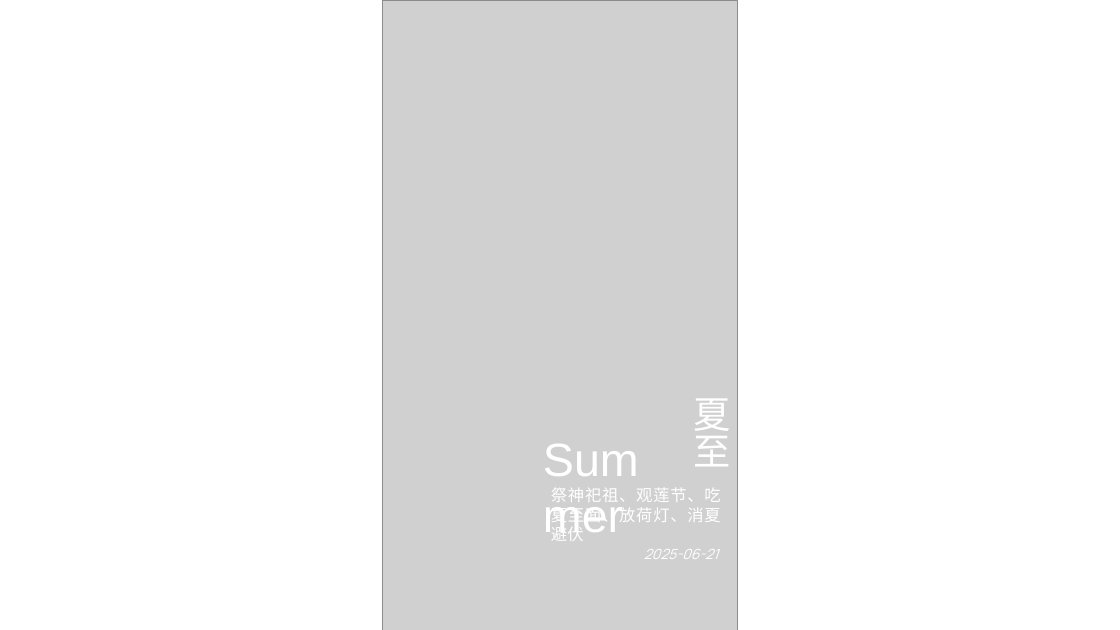
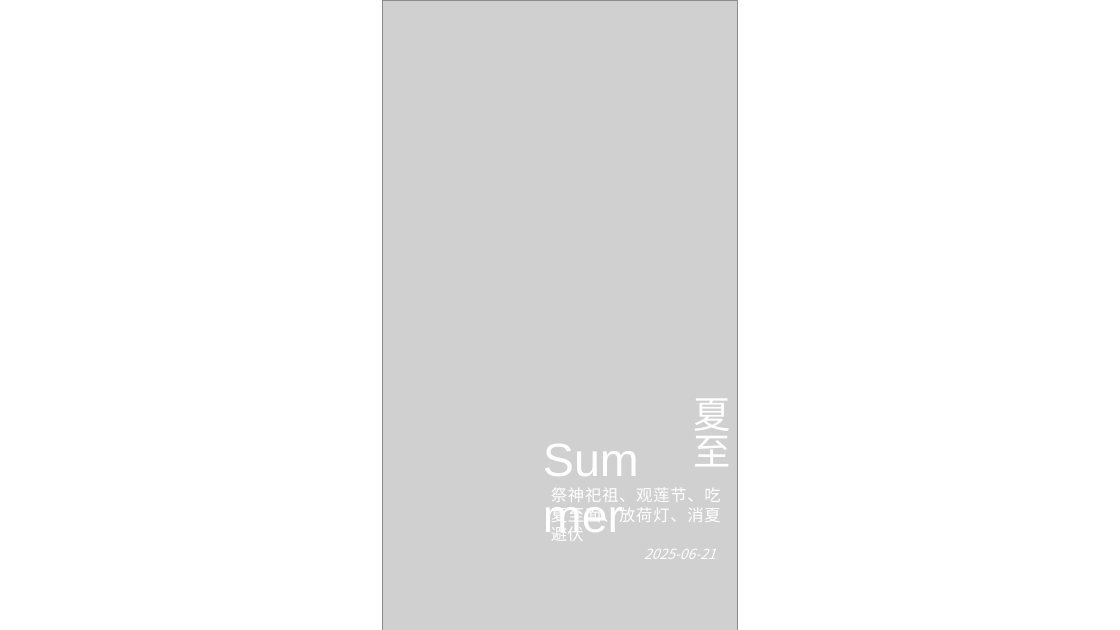
Before and after one commit to glpla/glpla.github.io, a slide deck: slide 1 of utils/file/charts.pptx. Drawn at 1120x630 pixels with LibreOffice and Linux fonts; fonts in the diff are those of the drawing; grey boxes stand for pictures. Boxes give left, top, right and bottom in pixels: in the first picture for what was removed or moved away, otherwise in the second. Text is boxed around its words. In the diff, an @@ line names an element or a change of style, - is before the commit and + after.

```diff
--- a/utils/file/charts.pptx
+++ b/utils/file/charts.pptx
@@ text "2025-06-21" at box(644, 549, 716, 559): font Manrope to Noto Sans CJK SC @@
```
Also in this commit, not shown: 8 other files.
